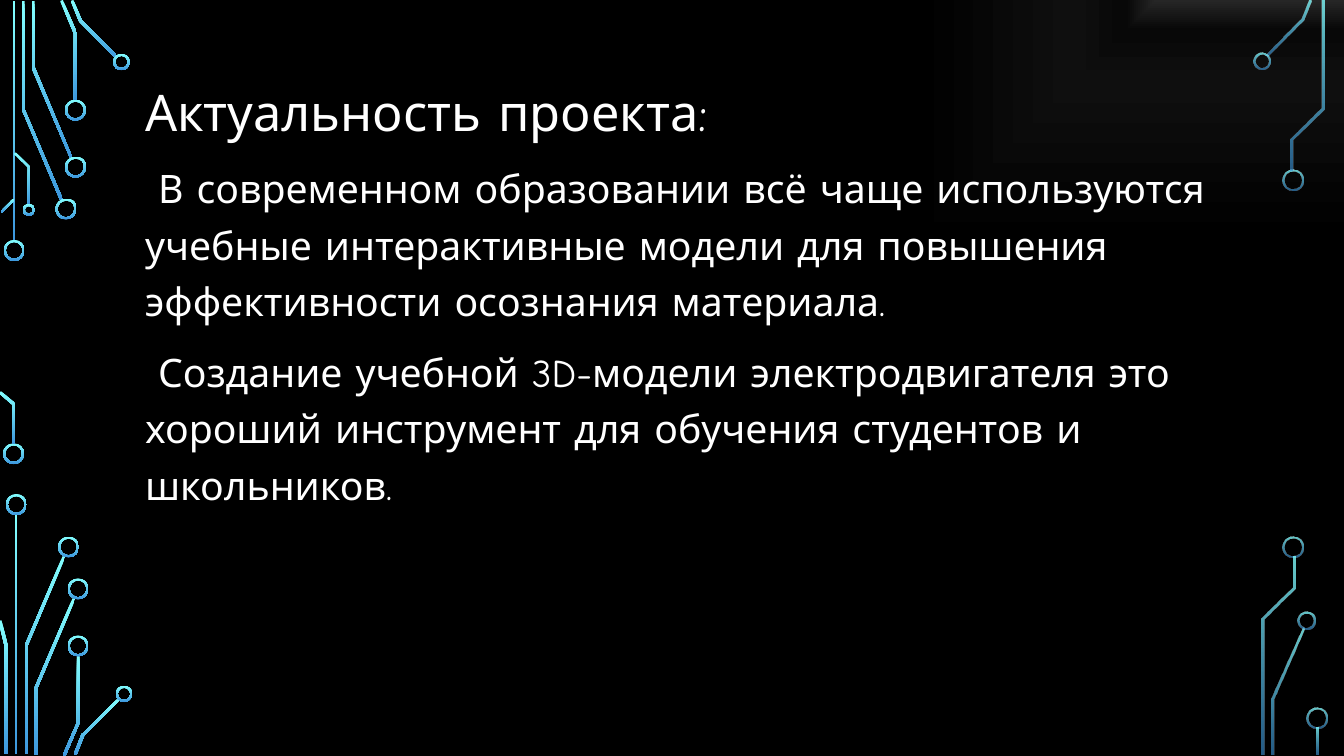
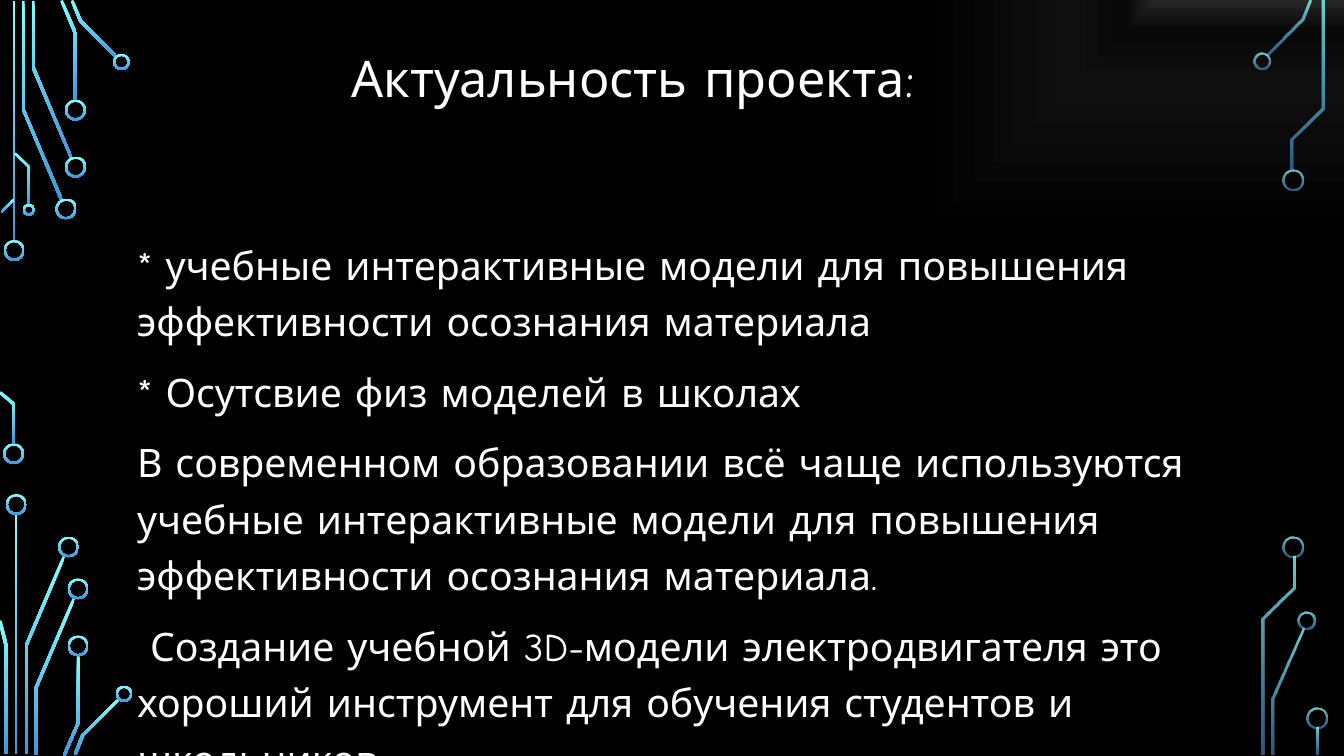
Before and after one commit to Zorkijvolk/electric_motor, a slide deck: slide 3 of docs/ru/Создание виртуальной учебной модели электродвигателя.pptx. Drawn at 1344x756 pixels with LibreOffice and Linux fonts; fonts in the diff are those of the drawing; background and template pictures are left out. Boxes give left, top, right and bottom in pixels: in the first picture for what was removed or moved away, otherwise in the second. Text is boxed around its words. In the diff, an @@ line names an element or a change of style, - is before the commit and + after.

```diff
--- a/docs/ru/Создание виртуальной учебной модели электродвигателя.pptx
+++ b/docs/ru/Создание виртуальной учебной модели электродвигателя.pptx
@@ text added at [351, 61, 914, 109], 36 pt, text #FFFFFF @@
+Актуальность проекта:
@@ text "* учебные интерактивные модели для ...": place and size @@
-text "* учебные интерактивные модели для ..." at [145, 95, 1204, 501]
+text "* учебные интерактивные модели для ..." at [137, 250, 1183, 727]
@@ text at [137, 250, 1128, 417]: text changed; size 36 to 28 pt @@
-Актуальность проекта:
+* учебные интерактивные модели для повышения эффективности осознания материала
+* Осутсвие физ моделей в школах
```
Also in this commit, not shown: 4 other slides changed, 3 slides added, 1 slide removed, 2 other files.
